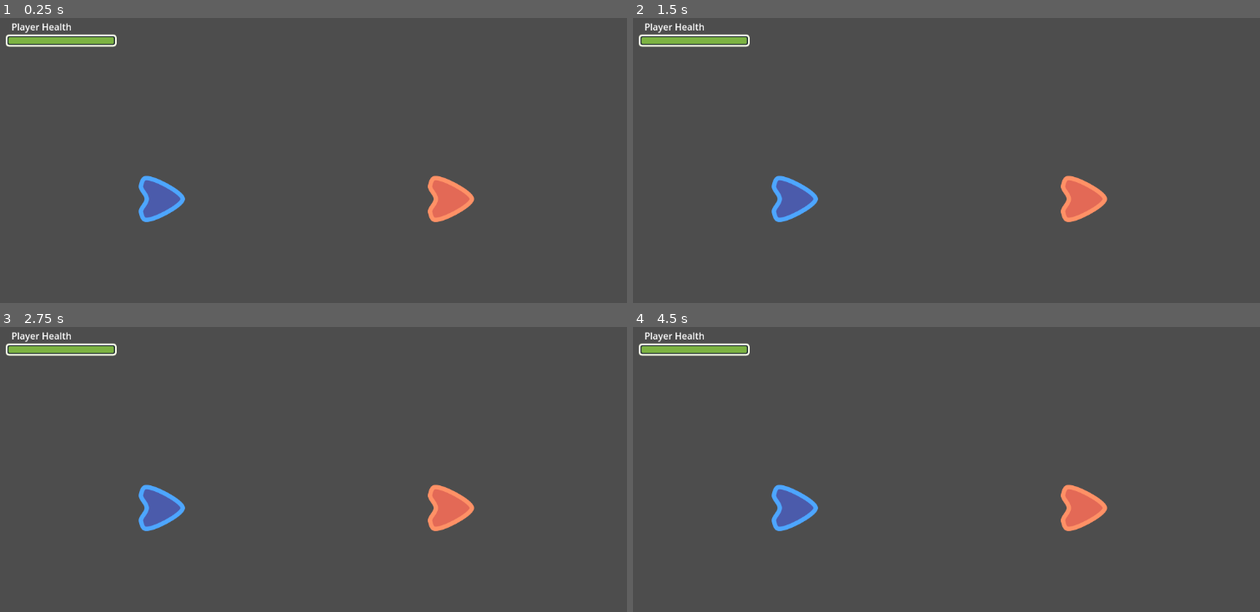
Above: before the commit, frames 1-4 (two rows, left to right).
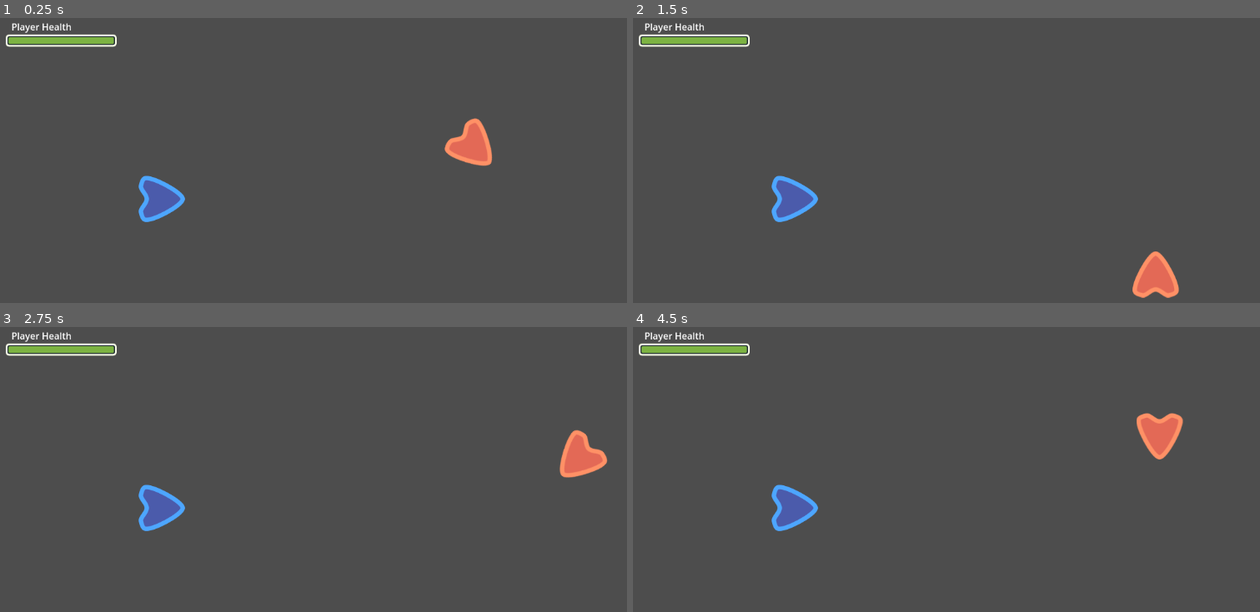
Above: after the commit, the same moments.

Repository: almightobasadre/Almightos-Godot-Practice-Projects
Game: Godot game, scene res://custom_signal_gd.tscn
Two runs of this game, one before a commit and one after it. Both use one fixed random seed, a clock stepped at 60 frames per second and the inputs below.
Inputs:
- Up to frame 1 (0.25 s): no input
- Up to frame 2 (1.5 s): no input
- Up to frame 3 (2.75 s): no input
- Up to frame 4 (4.5 s): no input

The runs differ from the first frame. In frame 1, 1.7% of the frame differs, in the area x 68-79%, y 35-72%; in frame 2, 1.7%; in frame 3, 1.7%; in frame 4, 1.7%, in the area x 68-88%, y 30-72%.

Commit message:
Added base scripts for nodes

Diff:
--- a/T004_CustomSignals_GD (2DM)/scenes/enemy_gd.tscn
+++ b/T004_CustomSignals_GD (2DM)/scenes/enemy_gd.tscn
@@ -1,12 +1,14 @@
-[gd_scene load_steps=3 format=3 uid="uid://c1lumdaq2rwbx"]
+[gd_scene load_steps=4 format=3 uid="uid://c1lumdaq2rwbx"]
 
 [ext_resource type="Texture2D" uid="uid://d4gtl5c03uaoy" path="res://assets/topdown-enemy.svg" id="1_0plut"]
+[ext_resource type="Script" path="res://scripts/enemy_gd.gd" id="1_hbqrd"]
 
 [sub_resource type="CircleShape2D" id="CircleShape2D_eijty"]
 radius = 29.0
 
 [node name="EnemyGD" type="Area2D"]
 position = Vector2(800, 325)
+script = ExtResource("1_hbqrd")
 
 [node name="Sprite2D" type="Sprite2D" parent="."]
 texture = ExtResource("1_0plut")
--- a/T004_CustomSignals_GD (2DM)/scenes/life_bar_gd.tscn
+++ b/T004_CustomSignals_GD (2DM)/scenes/life_bar_gd.tscn
@@ -1,7 +1,8 @@
-[gd_scene load_steps=3 format=3 uid="uid://cpm0dal58i5tb"]
+[gd_scene load_steps=4 format=3 uid="uid://cpm0dal58i5tb"]
 
 [ext_resource type="Texture2D" uid="uid://ce3shp4hpnyy7" path="res://assets/lifebar_background.png" id="1_osfly"]
 [ext_resource type="Texture2D" uid="uid://bms78hfut0dqe" path="res://assets/lifebar_foreground.png" id="2_ljjcq"]
+[ext_resource type="Script" path="res://scripts/life_bar_gd.gd" id="3_jvunf"]
 
 [node name="LifeBarGD" type="TextureProgressBar"]
 offset_left = 30.0
@@ -10,6 +11,7 @@
 offset_bottom = 80.0
 texture_under = ExtResource("1_osfly")
 texture_over = ExtResource("2_ljjcq")
+script = ExtResource("3_jvunf")
 
 [node name="Label" type="Label" parent="."]
 layout_mode = 0
--- a/T004_CustomSignals_GD (2DM)/scenes/player_gd.tscn
+++ b/T004_CustomSignals_GD (2DM)/scenes/player_gd.tscn
@@ -1,5 +1,6 @@
-[gd_scene load_steps=3 format=3 uid="uid://d0wjm1o5klb8p"]
+[gd_scene load_steps=4 format=3 uid="uid://d0wjm1o5klb8p"]
 
+[ext_resource type="Script" path="res://scripts/player_gd.gd" id="1_34v5a"]
 [ext_resource type="Texture2D" uid="uid://cyup1t16nnjm6" path="res://assets/topdown-player.svg" id="1_ny5m1"]
 
 [sub_resource type="CircleShape2D" id="CircleShape2D_c77w3"]
@@ -7,6 +8,7 @@
 
 [node name="PlayerGD" type="Area2D"]
 position = Vector2(300, 325)
+script = ExtResource("1_34v5a")
 
 [node name="Sprite2D" type="Sprite2D" parent="."]
 texture = ExtResource("1_ny5m1")
--- /dev/null
+++ b/T004_CustomSignals_GD (2DM)/scripts/enemy_gd.gd
@@ -0,0 +1,9 @@
+extends Area2D
+
+var speed = 400
+var angular_speed = PI
+
+func _process(delta):
+	rotation += angular_speed * delta
+	var velocity = Vector2.UP.rotated(rotation) * speed
+	position += velocity * delta
--- /dev/null
+++ b/T004_CustomSignals_GD (2DM)/scripts/life_bar_gd.gd
@@ -0,0 +1 @@
+extends TextureProgressBar
--- /dev/null
+++ b/T004_CustomSignals_GD (2DM)/scripts/player_gd.gd
@@ -0,0 +1 @@
+extends Area2D
